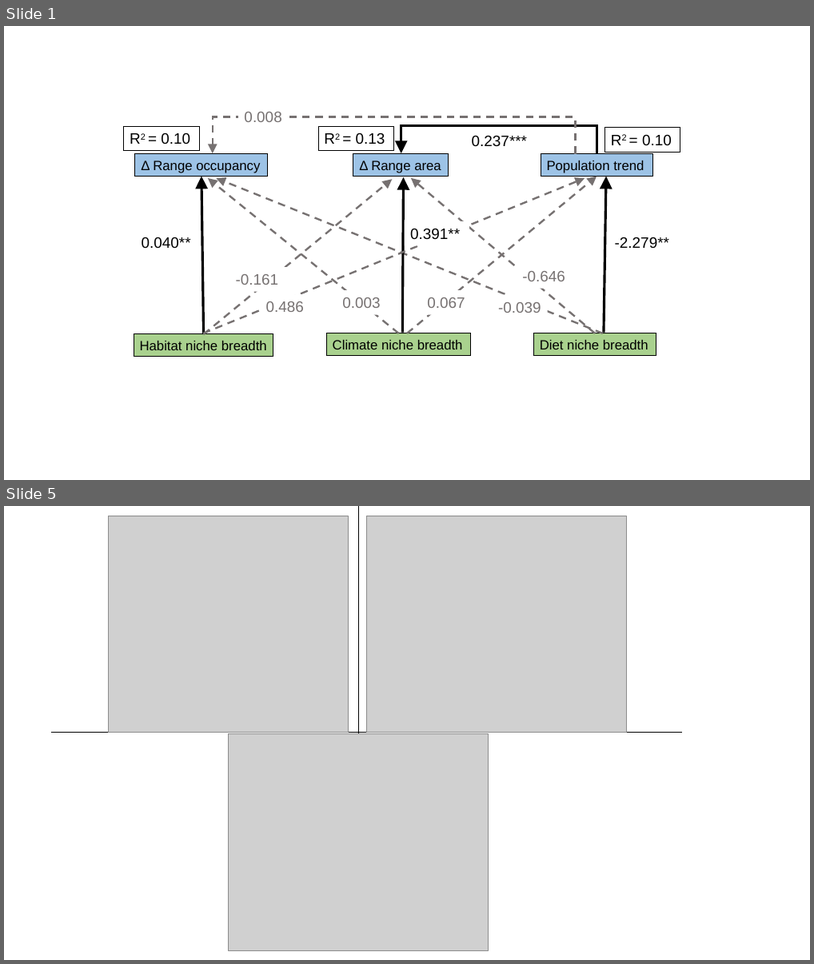
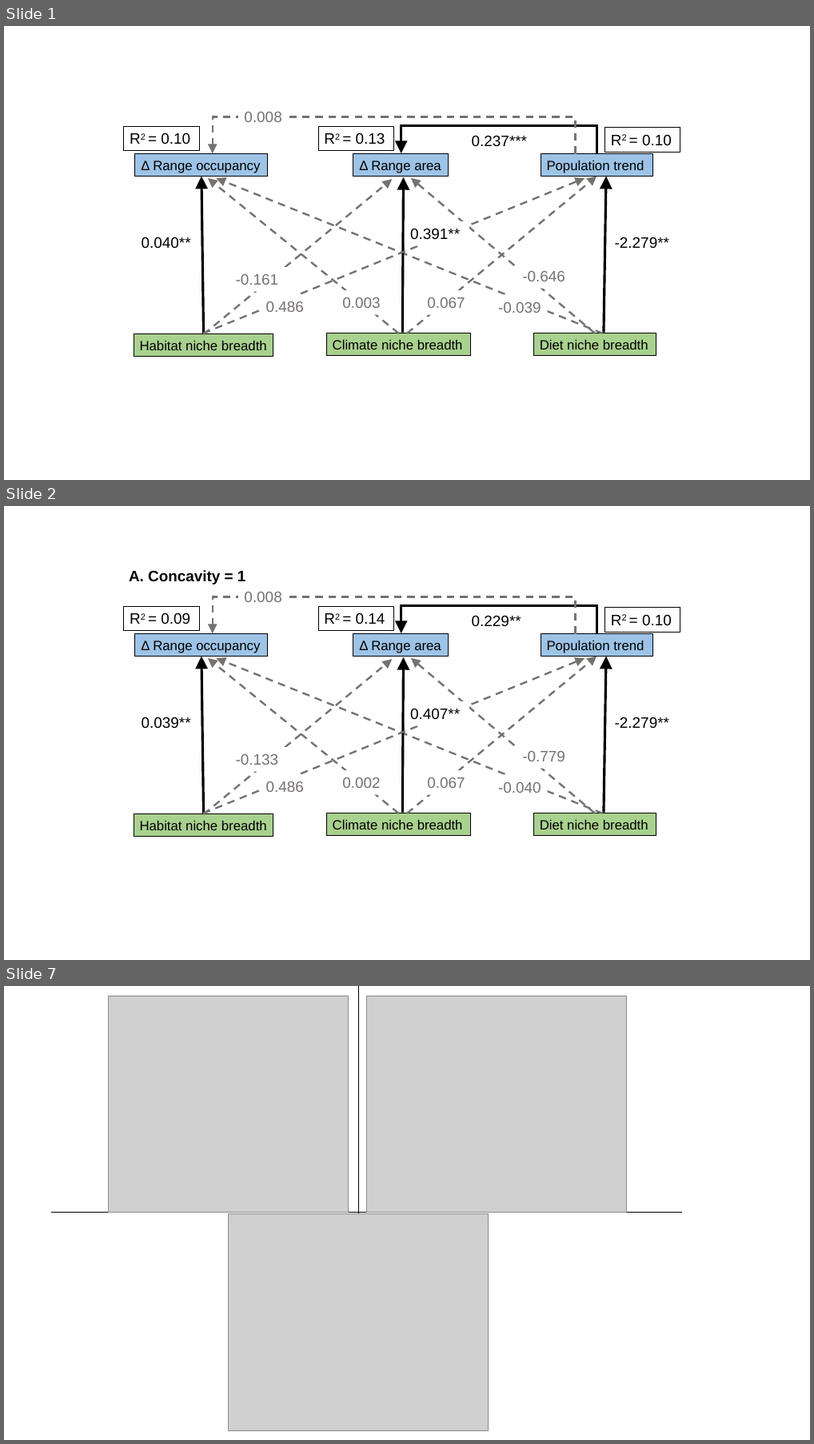
Before and after one commit to zahraddeen1/avian-range-shifts, a slide deck: figures/sem_venn_figures.pptx. Shown one above the other, each under a label of ours: slides 1 and 5 before the commit, slides 1, 2 and 7 after it; the slides between them are not shown. The pictures are 814x964 and 814x1444 pixels, drawn with LibreOffice and Linux fonts; fonts in the diff are those of the drawing; grey boxes stand for pictures. Boxes give left, top, right and bottom in pixels: in the first picture for what was removed or moved away, otherwise in the second. Text is boxed around its words. In the diff, an @@ line names an element or a change of style, - is before the commit and + after.

```diff
--- a/figures/sem_venn_figures.pptx
+++ b/figures/sem_venn_figures.pptx
@@ slide 2 added at [4, 506, 810, 960], background #FFFFFF @@
@@ text added at [129, 570, 246, 584], 18 pt, text #000000, bold @@
+A. Concavity = 1
@@ elbow arrow added from (576, 634) to (213, 633), #767171 2.25 pt dashed @@
@@ text added at [244, 592, 282, 602], 18 pt, text #767171 @@
+0.008
@@ rectangle added at [124, 607, 199, 631], fill #FFFFFF, outline #000000 0.75 pt, 18 pt, text #000000 @@
+R2 = 0.09
@@ rectangle added at [318, 607, 394, 631], fill #FFFFFF, outline #000000 0.75 pt, 18 pt, text #000000 @@
+R2 = 0.14
@@ elbow arrow added from (598, 634) to (402, 633), #000000 3 pt @@
@@ rectangle added at [466, 609, 534, 633], fill #FFFFFF, 18 pt, text #000000 @@
+0.229**
@@ rectangle added at [606, 607, 681, 632], fill #FFFFFF, outline #000000 0.75 pt, 18 pt, text #000000 @@
+R2 = 0.10
@@ rectangle added at [135, 634, 268, 656], fill #9DC3E6, outline #000000 0.75 pt, 16 pt, text #000000 @@
+Δ Range occupancy
@@ rectangle added at [354, 634, 449, 656], fill #9DC3E6, outline #000000 0.75 pt, 16 pt, text #000000 @@
+Δ Range area
@@ rectangle added at [541, 634, 653, 656], fill #9DC3E6, outline #000000 0.75 pt, 16 pt, text #000000 @@
+Population trend
@@ arrow added from (204, 814) to (202, 656), #000000 3 pt @@
@@ arrow added from (203, 813) to (585, 658), #767171 2.25 pt dashed @@
@@ arrow added from (204, 814) to (392, 659), #767171 2.25 pt dashed @@
@@ arrow added from (399, 813) to (208, 658), #767171 2.25 pt dashed @@
@@ arrow added from (603, 813) to (216, 658), #767171 2.25 pt dashed @@
@@ arrow added from (402, 812) to (404, 657), #000000 3 pt @@
@@ arrow added from (407, 813) to (597, 656), #767171 2.25 pt dashed @@
@@ arrow added from (596, 813) to (411, 658), #767171 2.25 pt dashed @@
@@ arrow added from (604, 812) to (606, 656), #000000 3 pt @@
@@ text added at [142, 716, 191, 728], 18 pt, text #000000 @@
+0.039**
@@ text added at [410, 708, 460, 720], 18 pt, text #000000 @@
+0.407**
@@ text added at [615, 716, 670, 728], 18 pt, text #000000 @@
+-2.279**
@@ text added at [236, 754, 279, 764], 18 pt, text #767171 @@
+-0.133
@@ text added at [522, 751, 566, 761], 18 pt, text #767171 @@
+-0.779
@@ text added at [266, 781, 304, 792], 18 pt, text #767171 @@
+0.486
@@ text added at [342, 777, 380, 788], 18 pt, text #767171 @@
+0.002
@@ text added at [427, 777, 465, 788], 18 pt, text #767171 @@
+0.067
@@ text added at [498, 782, 542, 792], 18 pt, text #767171 @@
+-0.040
@@ rectangle added at [134, 814, 274, 836], fill #A9D18E, outline #000000 0.75 pt, 16 pt, text #000000 @@
+Habitat niche breadth
@@ rectangle added at [327, 813, 472, 836], fill #A9D18E, outline #000000 0.75 pt, 16 pt, text #000000 @@
+Climate niche breadth
@@ rectangle added at [534, 813, 657, 836], fill #A9D18E, outline #000000 0.75 pt, 16 pt, text #000000 @@
+Diet niche breadth
@@ what was slide 5 is now slide 7 @@
```
Also in this commit, not shown: 3 slides changed, 1 other slide added, 5 other files.
